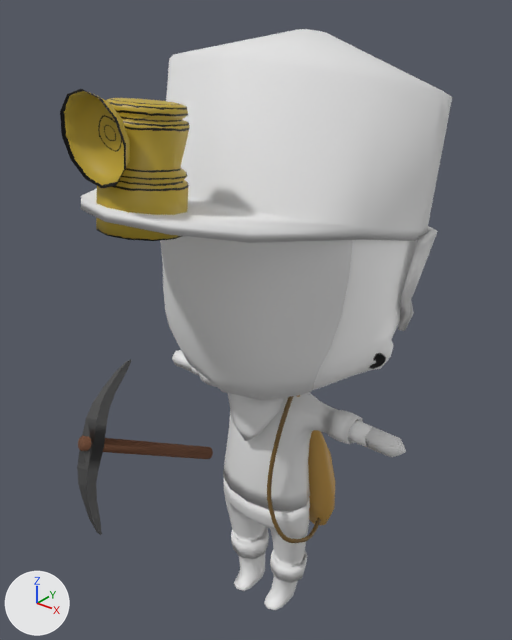
The FBX model Assets/3DModels/Character/character_base.fbx, before and after one commit.
The view is the same before and after, from a 50 mm camera at (4.95, -6.63, 8.53) aimed at (-0.2, -0.19, 4.54). Arrows for +X, +Y and +Z are at lower left; the lights stay in place. Where no turn or scale is listed for an object, it has been applied to the vertices.

Before the edit, the objects in view are built like this:
```python
mat_material = principled_material('material')
mat_material.base_color = (0.8, 0.8, 0.8)  # white #e7e7e7
me_cylinder_009 = bpy.data.meshes.new('Cylinder.009')
me_cylinder_009.from_pydata(...)  # 116 vertices, 106 faces; spans x -1.7..1.7, y -2.77..1.88, z 2.37..4.77
me_cylinder_009.materials.append(mat_material)  # white #e7e7e7
me_cylinder_013 = bpy.data.meshes.new('Cylinder.013')
me_cylinder_013.from_pydata(...)  # 52 vertices, 60 faces; spans x -1.74..1.74, y -0.87..0.93, z -0.72..0.91
me_cylinder_013.materials.append(mat_material)  # white #e7e7e7
me_cylinder_014 = bpy.data.meshes.new('Cylinder.014')
me_cylinder_014.from_pydata(...)  # 58 vertices, 68 faces; spans x -1.97..1.97, y -0.1..0.2, z -0.01..0.27
me_cylinder_014.materials.append(mat_material_008)  # white #e7e7e7
ob_body_001 = bpy.data.objects.new('Body.001', me_cylinder_013)
ob_body_001.location = (0.05, 0.99, 4.99)
ob_body_002 = bpy.data.objects.new('Body.002', me_cylinder_014)
ob_body_002.location = (0.0, -0.05, 3.22)
ob_cap = bpy.data.objects.new('Cap', me_cylinder_009)
ob_cap.location = (0.0, 0.13, 3.22)
# also in view: 'Boots' at (0.0, -0.23, 0.31); 'Shirt' at (0.0, -0.2, 2.82); 'Pants' at (0.0, -0.22, 1.27); 'Rope' at (0.55, -0.24, 2.57); 'Bag' at (0.43, 0.23, 2.48)
```
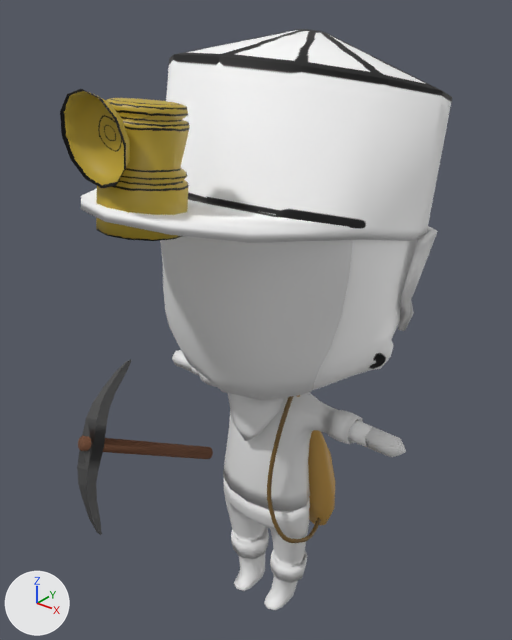
Scene script edits in JSON lines:
```json
{"op": "add", "block": "img_cap_png", "code": ["img_cap_png = load_image('Cap.png', '../../Textures/Character/Hat/Cap.png', 1024, 1024, 'sRGB')"]}
{"op": "remove", "block": "mat_material", "code": "mat_material.base_color = (0.8, 0.8, 0.8)  # white #e7e7e7"}
{"op": "add", "block": "mat_material", "code": "mat_material.texture = img_cap_png"}
```

Where the change shows, as pixel boxes [x1, y1, x2, y2] in the pictures (512 x 640 px):
```json
{"object": "Cap", "change": "surface changed", "before": [81, 29, 452, 243], "after": [81, 29, 452, 243]}
```
